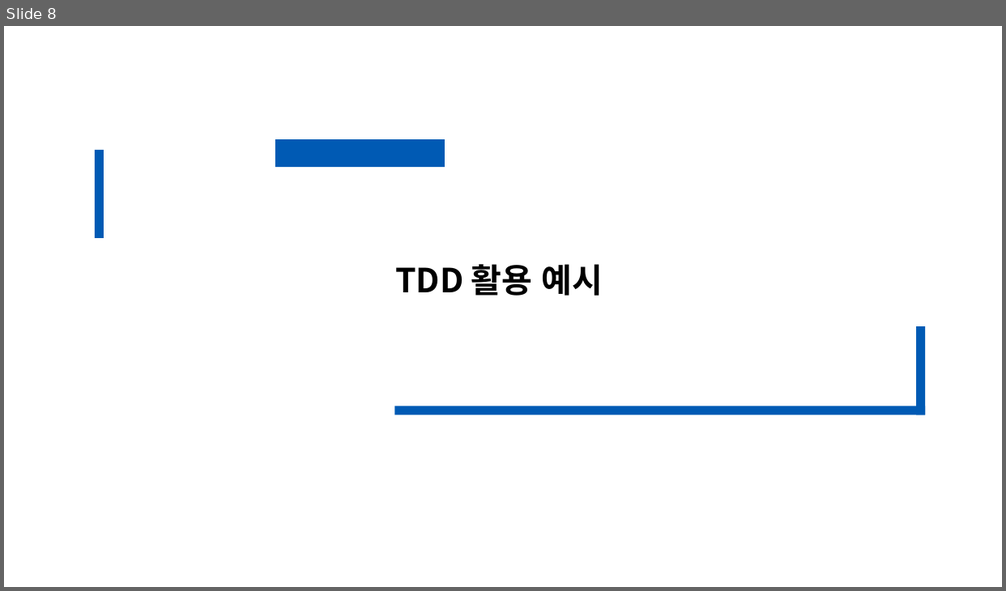
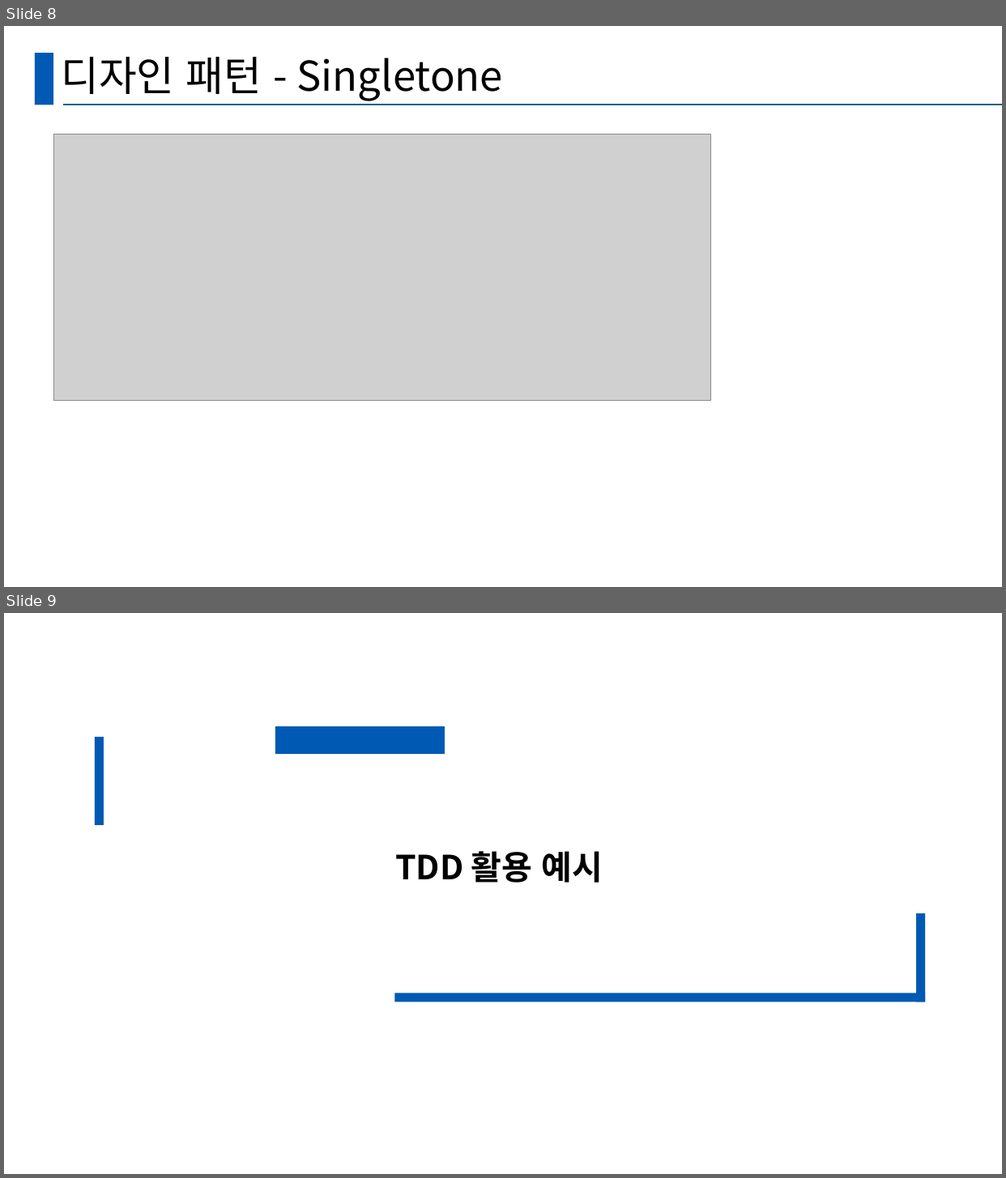
Before and after one commit to hy-ra-na/presentation_Americano, a slide deck: 발표양식.pptx. Shown one above the other, each under a label of ours: slide 8 before the commit, slides 8 and 9 after it. The pictures are 1006x591 and 1006x1178 pixels, drawn with LibreOffice and Linux fonts; fonts in the diff are those of the drawing; grey boxes stand for pictures. Boxes give left, top, right and bottom in pixels: in the first picture for what was removed or moved away, otherwise in the second. Text is boxed around its words. In the diff, an @@ line names an element or a change of style, - is before the commit and + after.

Commit message:
update mock & singletone

```diff
--- a/발표양식.pptx
+++ b/발표양식.pptx
@@ slide 8 added at bbox=[4, 26, 1002, 587], background #FFFFFF @@
@@ rectangle added at bbox=[35, 53, 53, 105], fill #005AB4 @@
@@ title added at bbox=[61, 57, 503, 101], 39.6 pt, text #000000 @@
+디자인 패턴 - Singletone
@@ line added from (63, 105) to (1002, 105), #156082 1.5 pt @@
@@ picture added at bbox=[53, 134, 710, 400] @@
@@ what was slide 8 is now slide 9 @@
```
Also in this commit, not shown: 4 slides changed, 1 other slide added.
